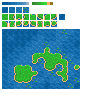
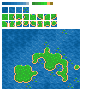
Comparing the layer stacks of the two 100×100 images. Changes:
removed group "enemies" (1 layers) over [59, 14, 65, 20]
removed layer "Enemy_6x6_00" from group "enemies" over [59, 14, 65, 20]
